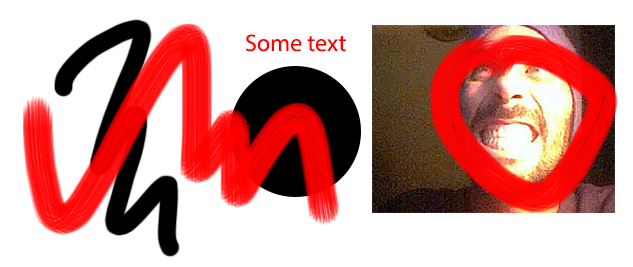
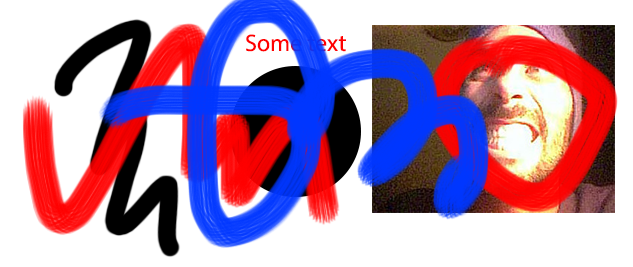
The second 633 × 267 image is a revision of the first. Changes to its layers:
painted on "Capa 1" over [98, 0, 489, 249]
